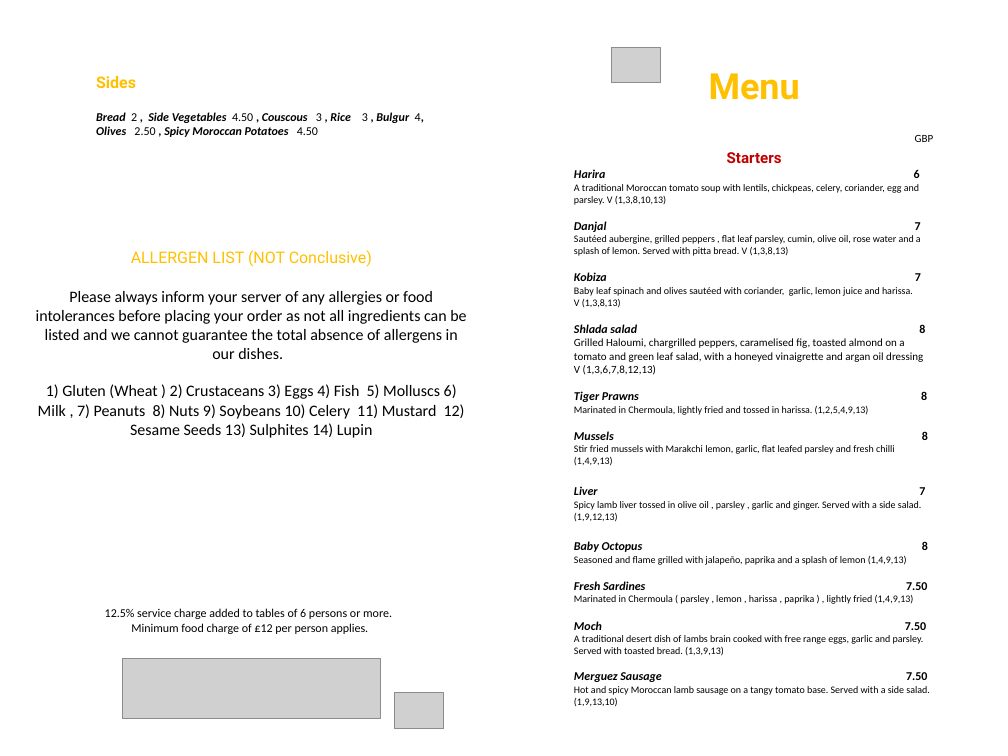
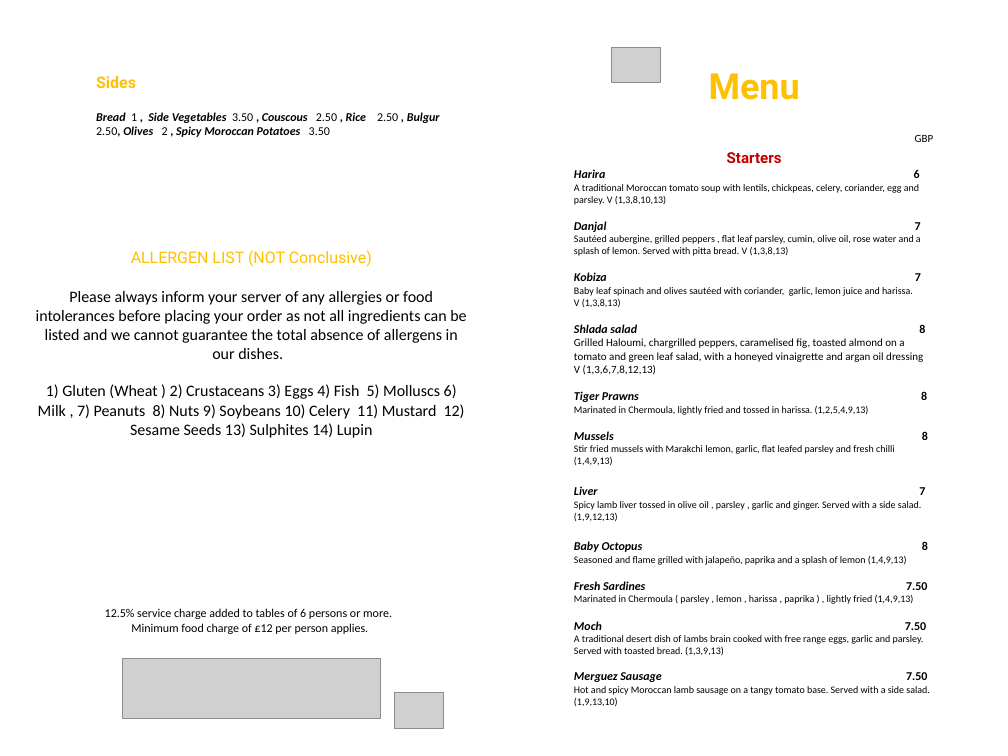
Before and after one commit to faridelaouadi/ElFenoon, a slide deck: slide 1 of other/MossMenu.pptx. Drawn at 1008x756 pixels with LibreOffice and Linux fonts; fonts in the diff are those of the drawing; grey boxes stand for pictures. Boxes give left, top, right and bottom in pixels: in the first picture for what was removed or moved away, otherwise in the second. Text is boxed around its words. In the diff, an @@ line names an element or a change of style, - is before the commit and + after.

Commit message:
changes to the interface and menu prices

```diff
--- a/other/MossMenu.pptx
+++ b/other/MossMenu.pptx
@@ text at (96, 112, 440, 137): text changed @@
-Bread 2 , Side Vegetables 4.50 , Couscous 3 , Rice 3 , Bulgur 4, Olives 2.50 , Spicy Moroccan Potatoes 4.50
+Bread 1 , Side Vegetables 3.50 , Couscous 2.50 , Rice 2.50 , Bulgur 2.50, Olives 2 , Spicy Moroccan Potatoes 3.50
```
Also in this commit, not shown: 1 other slide changed, 21 other files.
